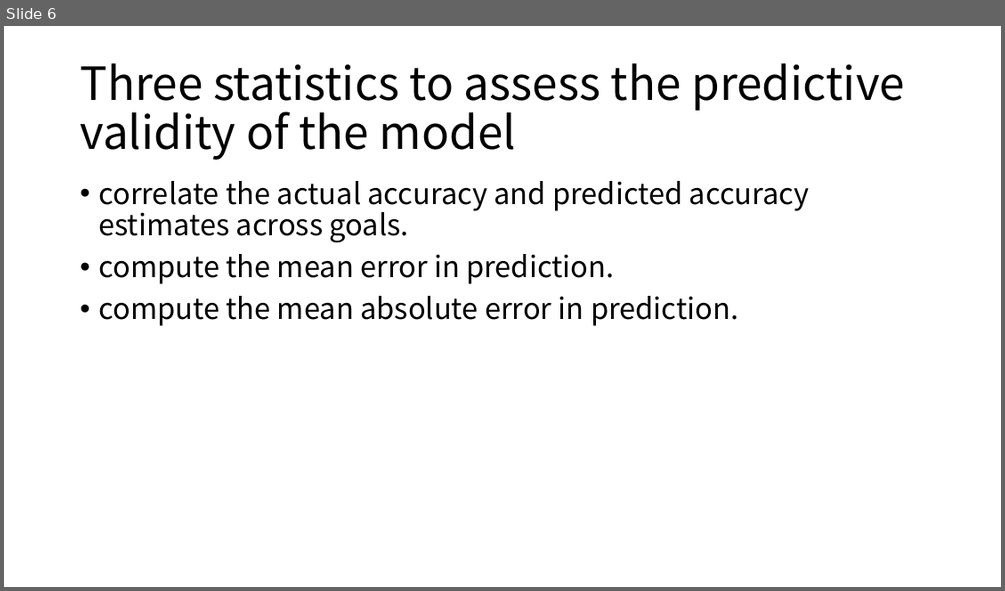
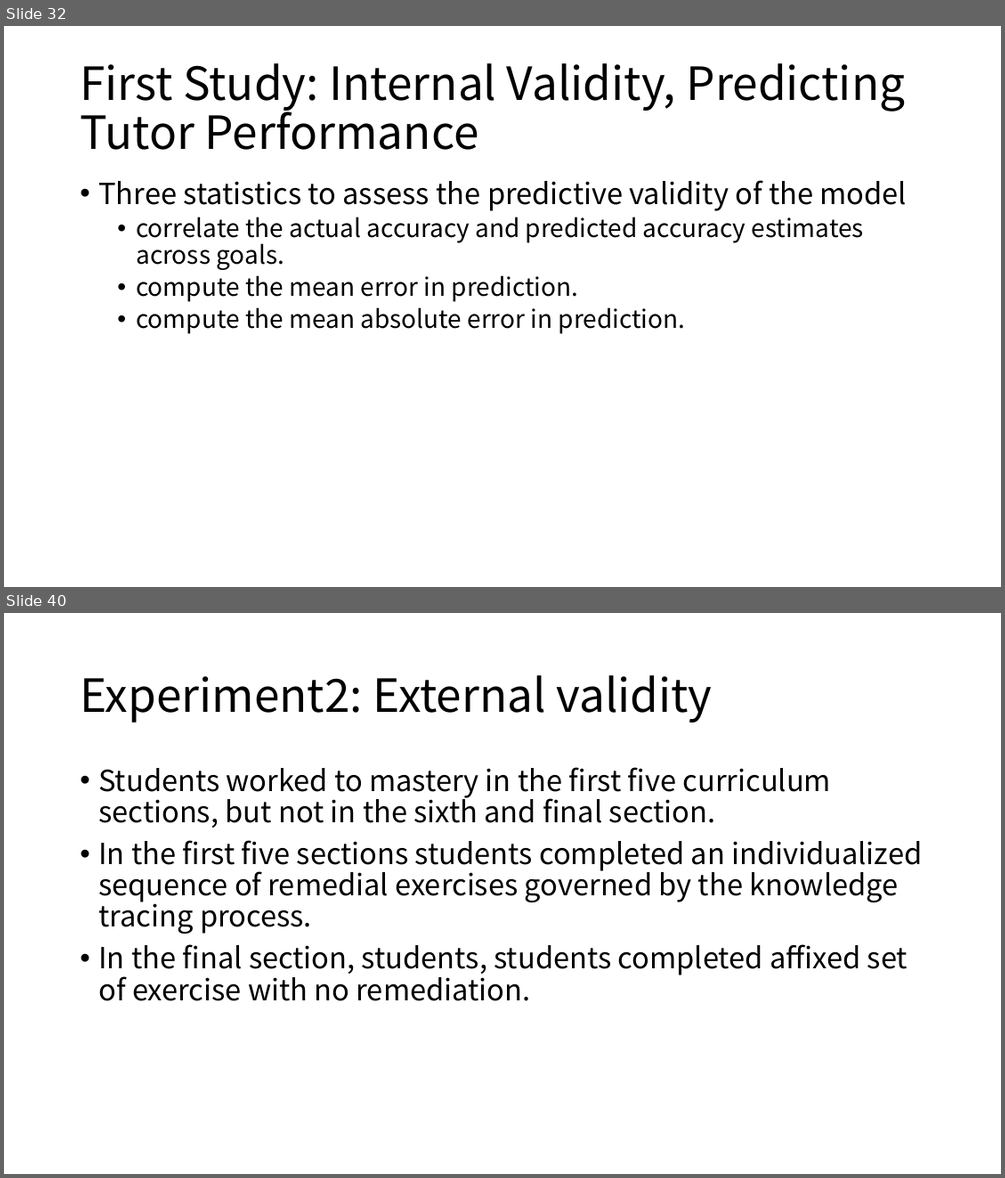
Before and after one commit to cloudspurs/klz, a slide deck: computer_science/statistics/model/hmm/bkt/papers/knowledge_tracing_modeling_the_acquisition_of_procedural_knowledge.pptx. Shown one above the other, each under a label of ours: slide 6 before the commit, slides 32 and 40 after it; the slides between them are not shown. The pictures are 1005x591 and 1005x1178 pixels, drawn with LibreOffice and Linux fonts; fonts in the diff are those of the drawing. Boxes give left, top, right and bottom in pixels: in the first picture for what was removed or moved away, otherwise in the second. Text is boxed around its words. In the diff, an @@ line names an element or a change of style, - is before the commit and + after.

```diff
--- a/computer_science/statistics/model/hmm/bkt/papers/knowledge_tracing_modeling_the_acquisition_of_procedural_knowledge.pptx
+++ b/computer_science/statistics/model/hmm/bkt/papers/knowledge_tracing_modeling_the_acquisition_of_procedural_knowledge.pptx
@@ slide 40 added at <box>4,613,1001,1174</box>, background #FFFFFF @@
@@ title added at <box>80,675,712,722</box>, 44 pt, text #000000 @@
+Experiment2: External validity
@@ text added at <box>98,767,922,1001</box>, 28 pt, text #000000 @@
+• Students worked to mastery in the first five curriculum sections, but not in the sixth and final section.
+• In the first five sections students completed an individualized sequence of remedial exercises governed by the knowledge tracing process.
+• In the final section, students, students completed affixed set of exercise with no remediation.
@@ what was slide 6 is now slide 32 @@
@@ slide 32 changed as well @@
@@ title at <box>80,63,906,150</box>: text changed @@
-Three statistics to assess the predictive validity of the model
+First Study: Internal Validity, Predicting Tutor Performance
@@ text at <box>98,180,907,211</box>: paragraph added @@
+• Three statistics to assess the predictive validity of the model
@@ text at <box>136,216,864,334</box>: size 28 to 24 pt in "correlate the actual accuracy and predicted accuracy ...", "compute the mean error in prediction.", "compute the mean absolute error in prediction."; list level 1 to 2 in "correlate the actual accuracy and ..."; list level 1 to 2 in "compute the mean error in ..."; list level 1 to 2 in "compute the mean absolute error ..." @@
```
Also in this commit, not shown: 5 other slides changed, 34 other slides added, 4 other files.
